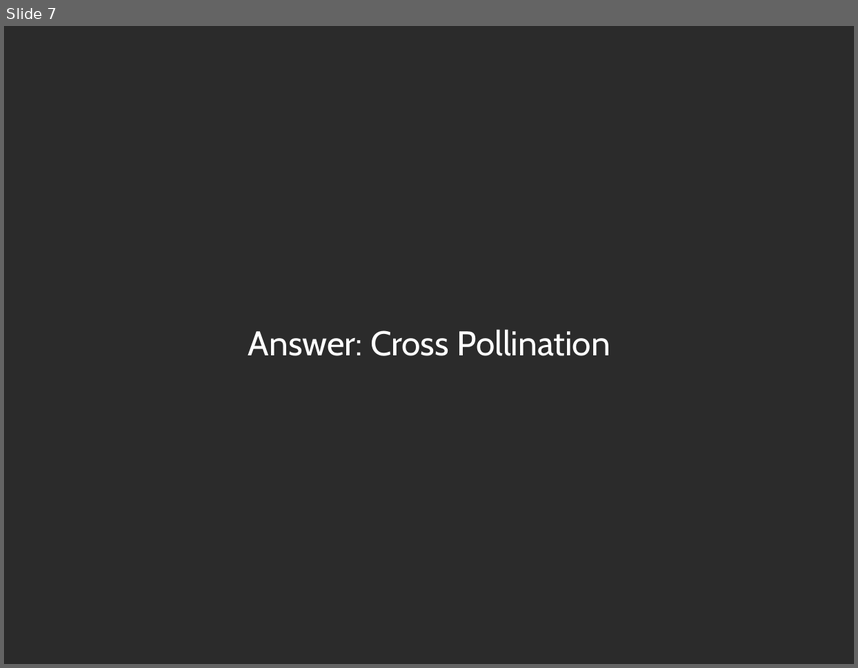
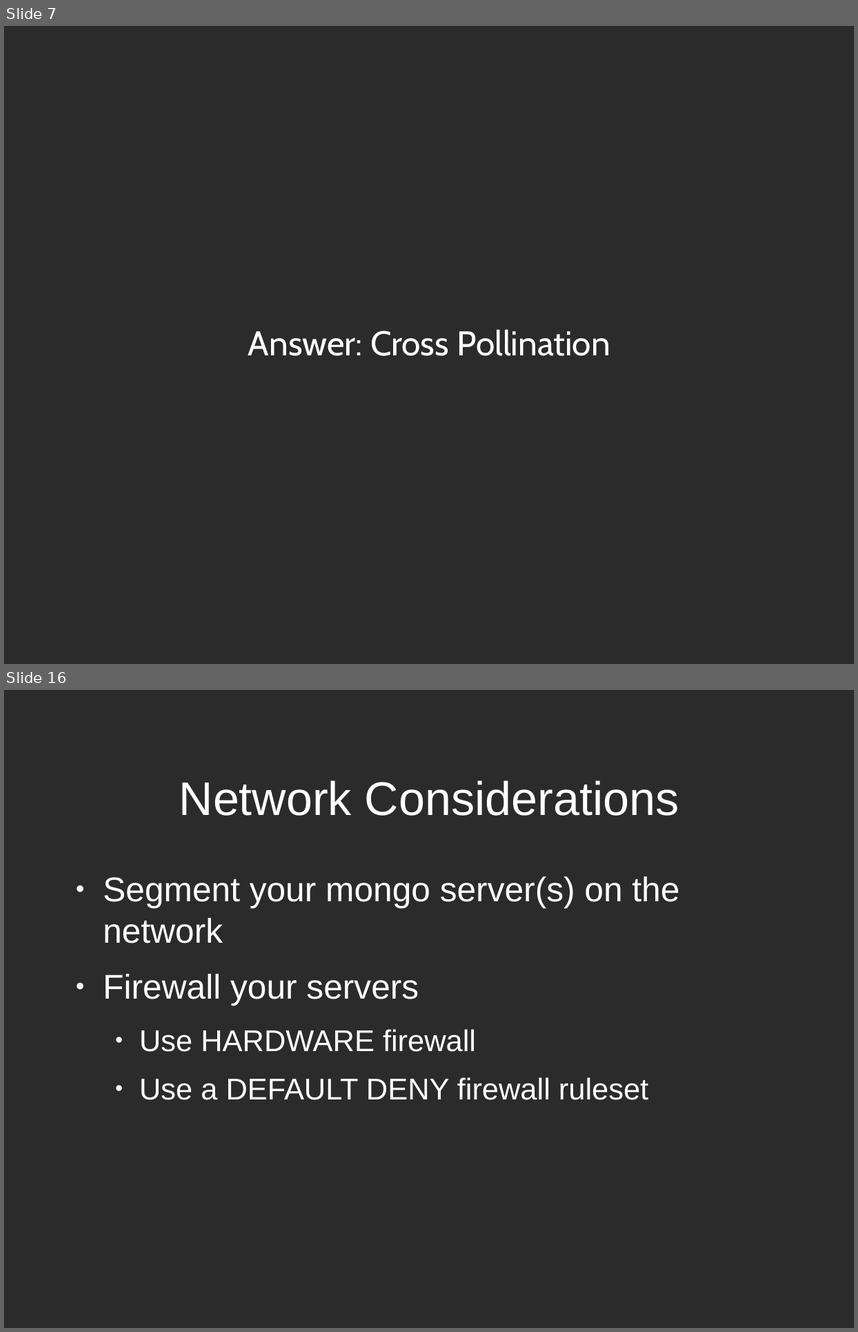
Before and after one commit to zippy1981/TalkMaterials, a slide deck: MongoMeetup/2010-July/Mongo Windows Administration for the Unix Programmer.odp. Shown one above the other, each under a label of ours: slide 7 before the commit, slides 7 and 16 after it; the slides between them are not shown. The pictures are 858x668 and 858x1332 pixels, drawn with LibreOffice and Linux fonts; fonts in the diff are those of the drawing; background and template pictures are left out; a plain dark background stands for a picture behind light text. Boxes give left, top, right and bottom in pixels: in the first picture for what was removed or moved away, otherwise in the second. Text is boxed around its words. In the diff, an @@ line names an element or a change of style, - is before the commit and + after.

```diff
--- a/MongoMeetup/2010-July/Mongo Windows Administration for the Unix Programmer.odp
+++ b/MongoMeetup/2010-July/Mongo Windows Administration for the Unix Programmer.odp
@@ slide 16 added at (x1=4, y1=690, x2=854, y2=1328), background picture (left out) @@
@@ title added at (x1=179, y1=780, x2=679, y2=816), 44 pt, text #FFFFFF @@
+Network Considerations
@@ text added at (x1=103, y1=876, x2=680, y2=1100), 32 pt, text #FFFFFF @@
+● Segment your mongo server(s) on the network
+● Firewall your servers
+  ● Use HARDWARE firewall
+  ● Use a DEFAULT DENY firewall ruleset
```
Also in this commit, not shown: 11 slides changed, 12 other slides added.
